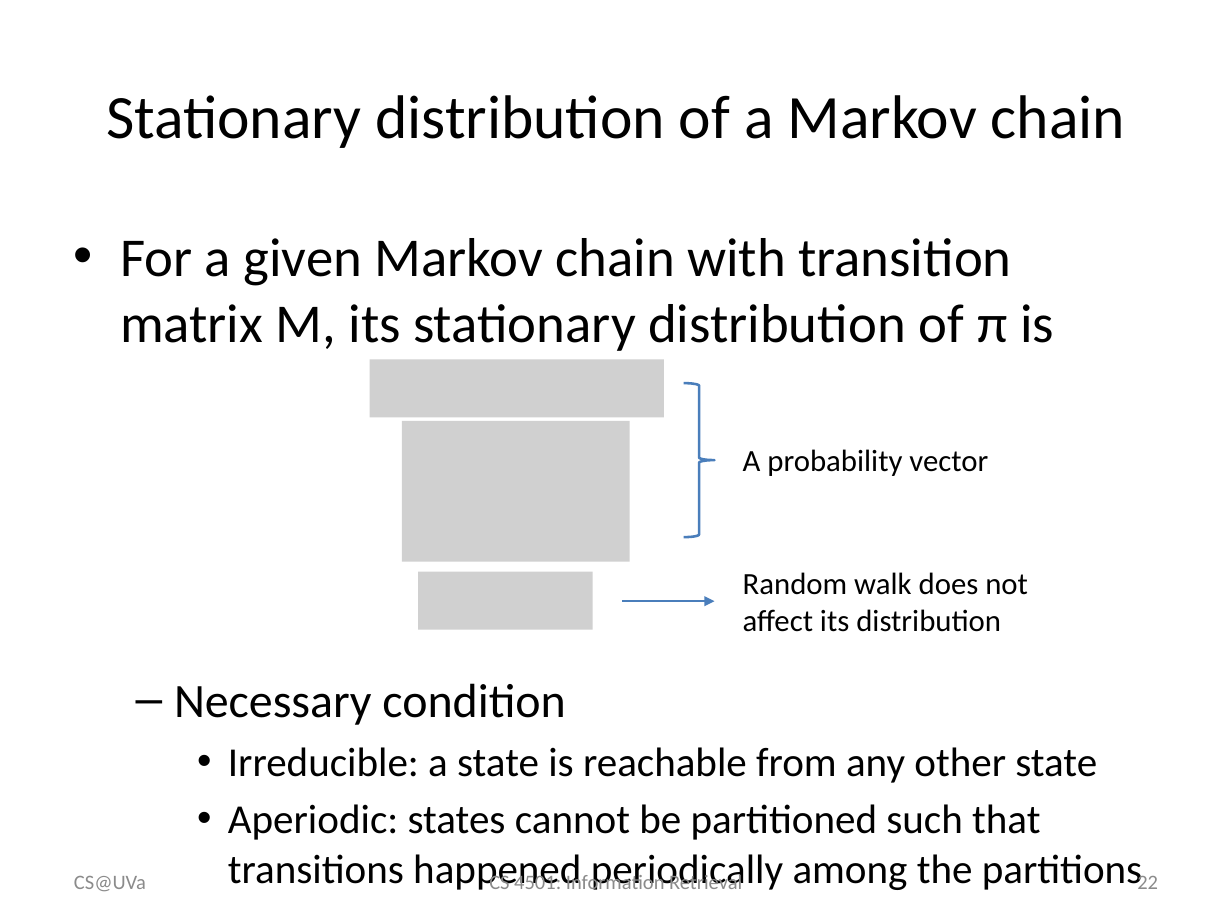
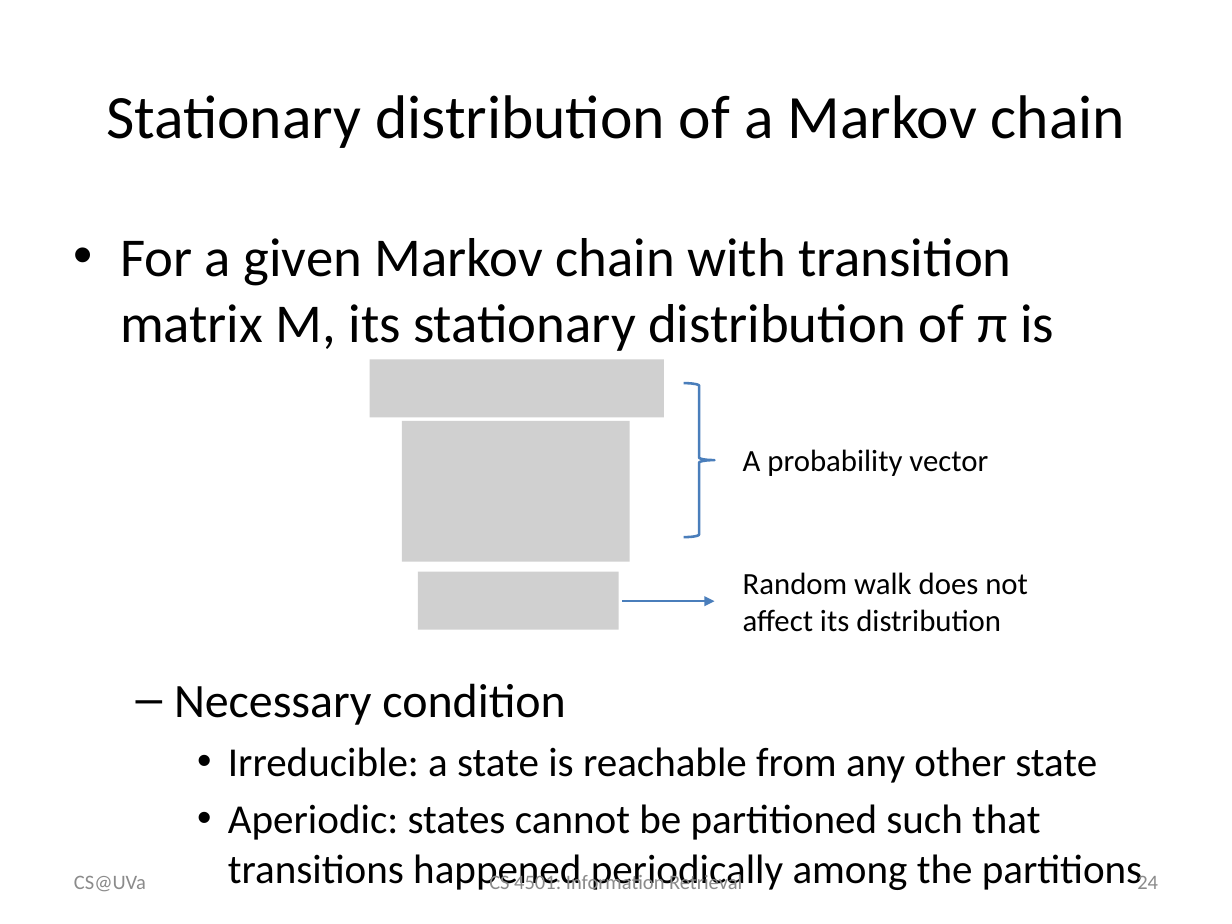
Before and after one commit to wang296/IR2015, a slide deck: slide 24 of docs/Link Analysis.pptx (slide 22 before the commit). Drawn at 1232x924 pixels with LibreOffice and Linux fonts; fonts in the diff are those of the drawing; grey boxes stand for pictures. Boxes give left, top, right and bottom in pixels: in the first picture for what was removed or moved away, otherwise in the second. Text is boxed around its words. In the diff, an @@ line names an element or a change of style, - is before the commit and + after.

```diff
--- a/docs/Link Analysis.pptx
+++ b/docs/Link Analysis.pptx
@@ picture: place and size @@
-picture at bbox=[418, 572, 593, 630]
+picture at bbox=[418, 572, 618, 630]
@@ page number at bbox=[1137, 872, 1158, 889]: text changed @@
-22
+24
```
Also in this commit, not shown: 6 other slides changed, 2 slides added, 1 other file.
